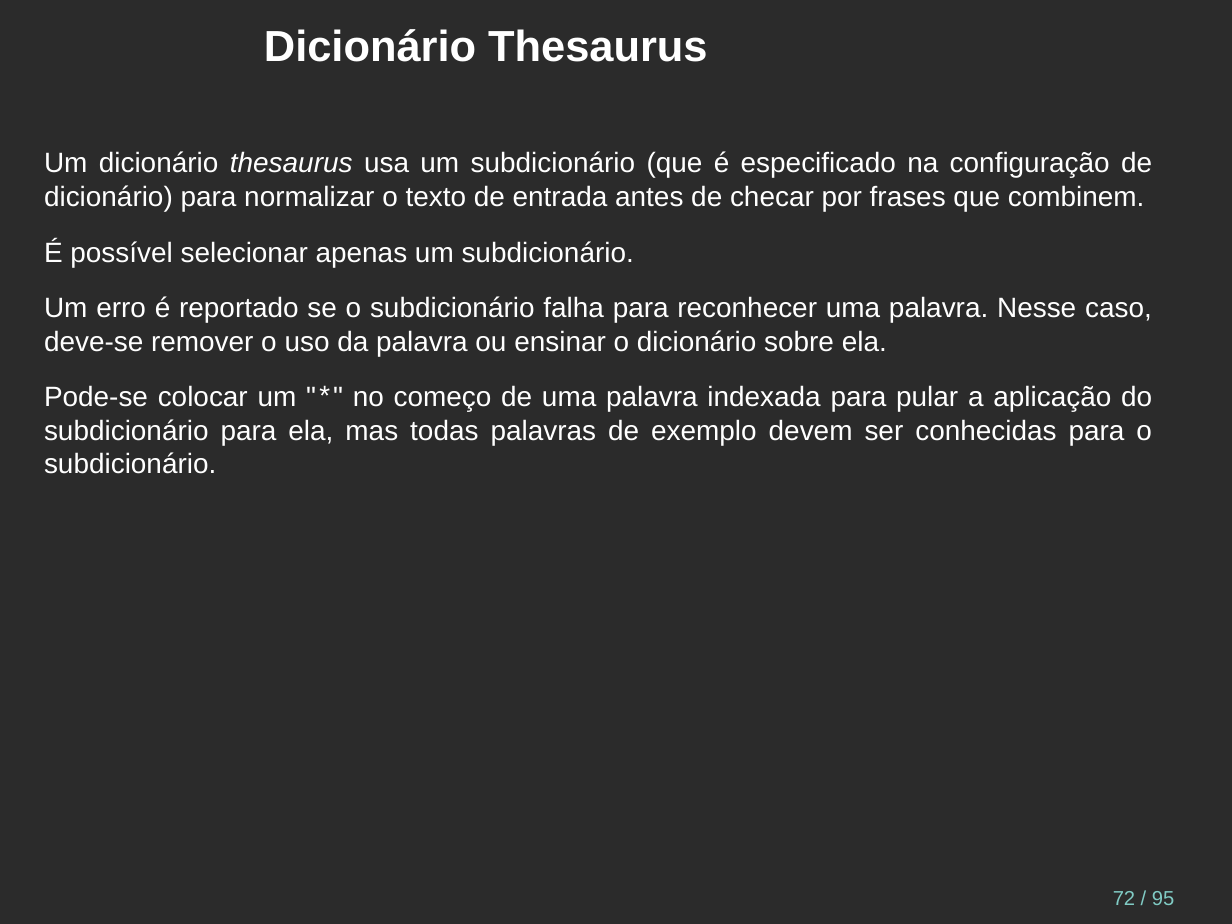
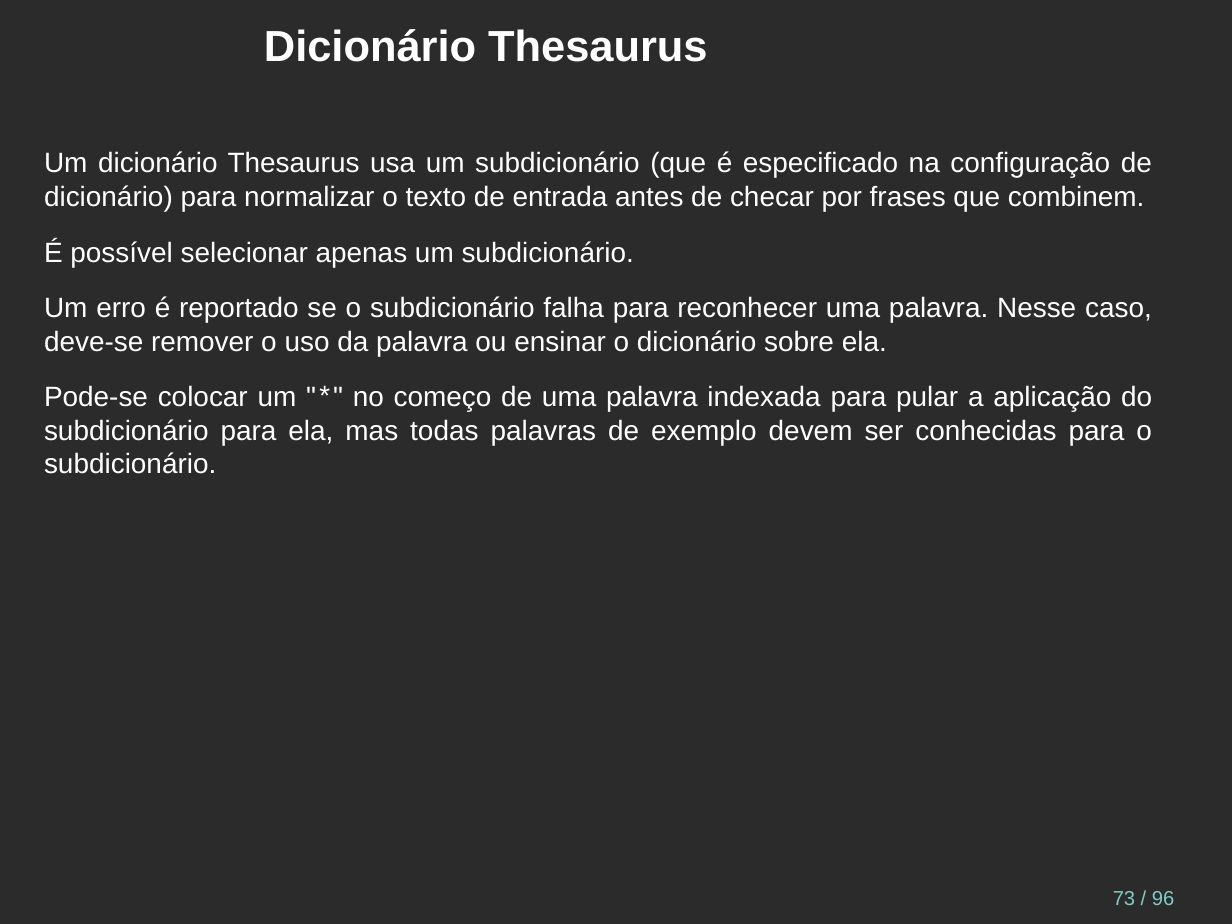
Before and after one commit to juliano777/db_fts, a slide deck: slide 73 of fts_pt-br.odp (slide 72 before the commit). Drawn at 1232x924 pixels with LibreOffice and Linux fonts; fonts in the diff are those of the drawing; background and template pictures are left out; a plain dark background stands for a picture behind light text. Boxes give left, top, right and bottom in pixels: in the first picture for what was removed or moved away, otherwise in the second. Text is boxed around its words. In the diff, an @@ line names an element or a change of style, - is before the commit and + after.

```diff
--- a/fts_pt-br.odp
+++ b/fts_pt-br.odp
@@ text at (44, 151, 1152, 211): text changed @@
-Um dicionário thesaurus usa um subdicionário (que é especificado na configuração de dicionário) para normalizar o texto de entrada antes de checar por frases que combinem.
+Um dicionário Thesaurus usa um subdicionário (que é especificado na configuração de dicionário) para normalizar o texto de entrada antes de checar por frases que combinem.
@@ page number at (1113, 891, 1174, 905): text changed @@
-72 / 95
+73 / 96
```
Also in this commit, not shown: 8 other slides changed, 2 slides added, 1 slide removed.
